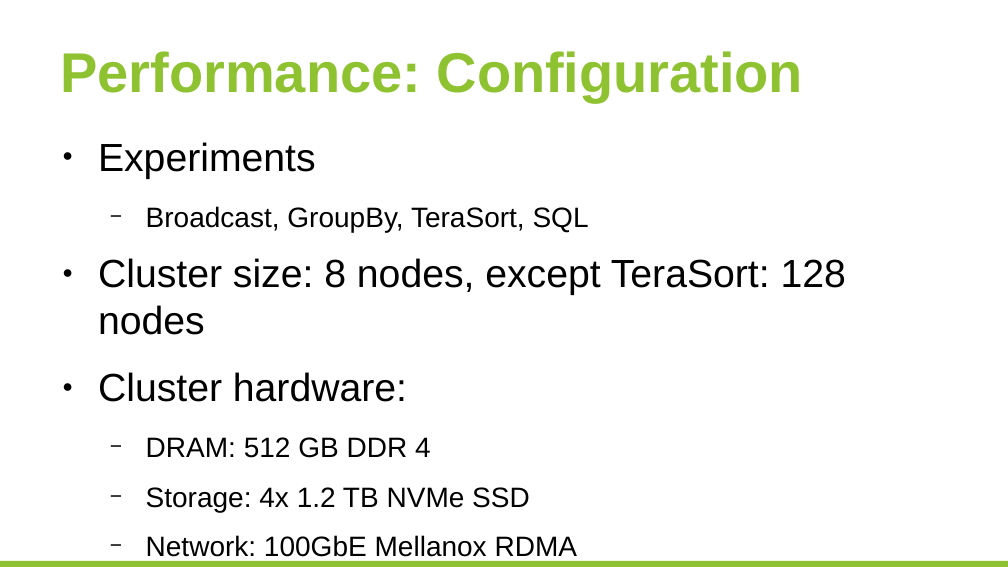
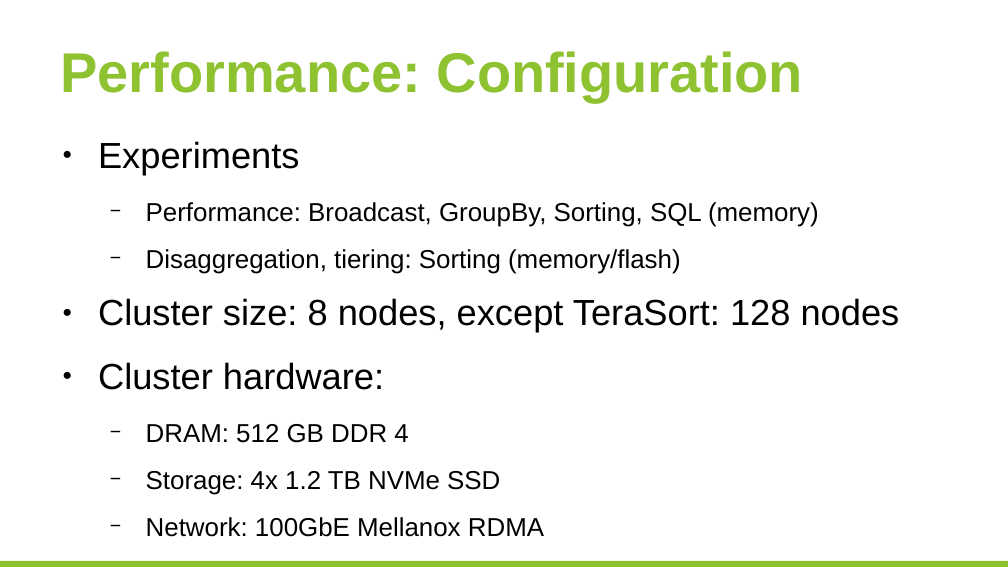
Before and after one commit to huangyibo/spark-summit-17, a slide deck: slide 20 of template.odp. Drawn at 1008x567 pixels with LibreOffice and Linux fonts; fonts in the diff are those of the drawing; background and template pictures are left out. Boxes give left, top, right and bottom in pixels: in the first picture for what was removed or moved away, otherwise in the second. Text is boxed around its words. In the diff, an @@ line names an element or a change of style, - is before the commit and + after.

```diff
--- a/template.odp
+++ b/template.odp
@@ text at bbox=[98, 141, 900, 537]: size 28 to 25.9 pt in "Experiments", "Cluster size: 8 nodes, except TeraSort: 128 ...", "Cluster hardware:"; size 20 to 18.5 pt in "DRAM: 512 GB DDR 4", "Storage: 4x 1.2 TB NVMe SSD", "Network: 100GbE Mellanox RDMA" @@
@@ text at bbox=[146, 202, 819, 274]: text changed; size 20 to 18.5 pt @@
-  − Broadcast, GroupBy, TeraSort, SQL
+  − Performance: Broadcast, GroupBy, Sorting, SQL (memory)
+  − Disaggregation, tiering: Sorting (memory/flash)
```
Also in this commit, not shown: 4 other slides changed, 1 other file.
